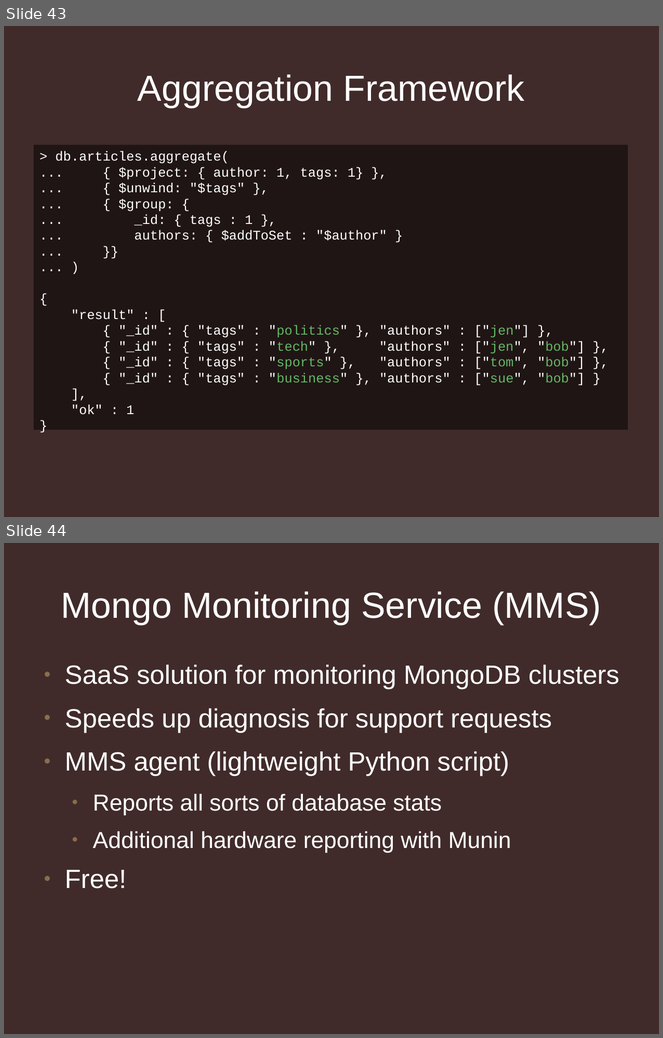
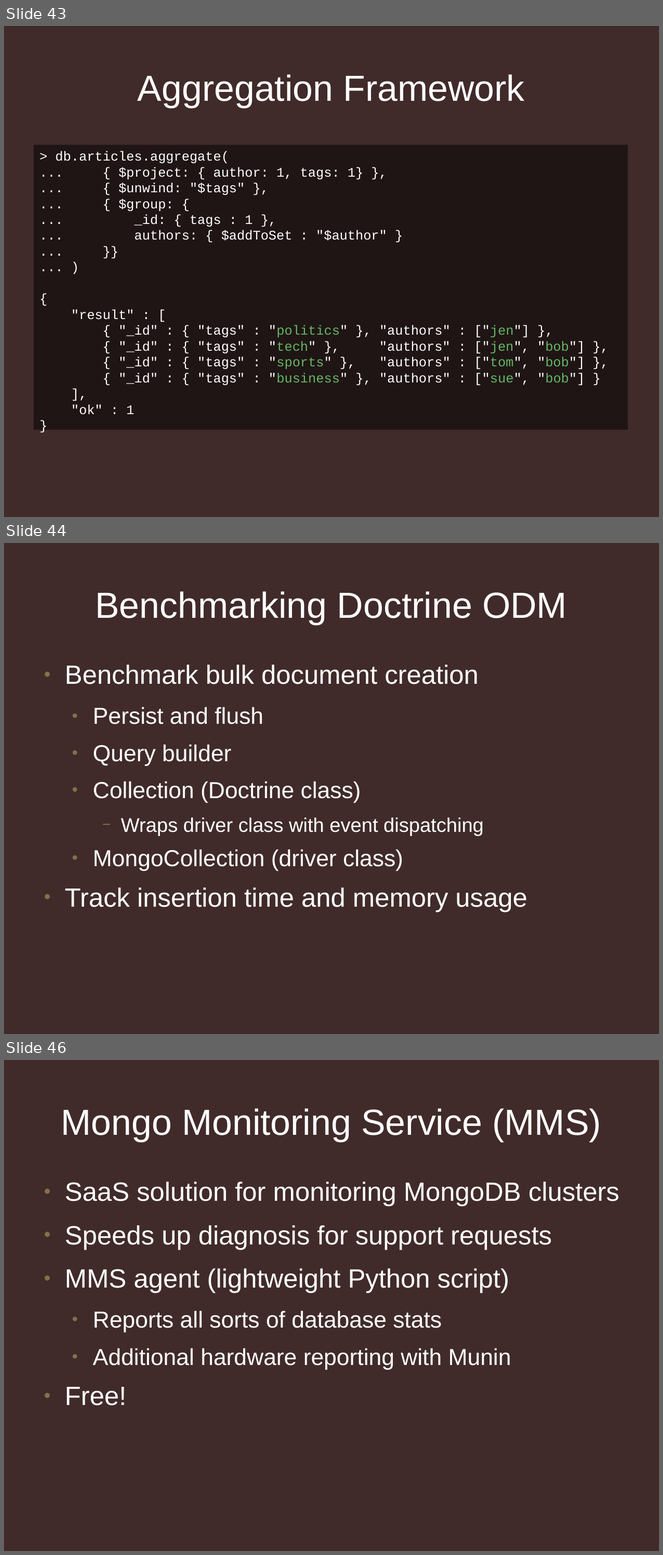
Before and after one commit to jmikola/slides, a slide deck: 20120607-symfony_live/using_mongodb_responsibly.odp. Shown one above the other, each under a label of ours: slides 43 and 44 before the commit, slides 43, 44 and 46 after it; the slides between them are not shown. The pictures are 663x1038 and 663x1555 pixels, drawn with LibreOffice and Linux fonts; fonts in the diff are those of the drawing; background and template pictures are left out. Boxes give left, top, right and bottom in pixels: in the first picture for what was removed or moved away, otherwise in the second. Text is boxed around its words. In the diff, an @@ line names an element or a change of style, - is before the commit and + after.

Commit message:
Using MongoDB Reponsibly slides for Symfony Live

```diff
--- a/20120607-symfony_live/using_mongodb_responsibly.odp
+++ b/20120607-symfony_live/using_mongodb_responsibly.odp
@@ slide 44 added at (4,543,659,1034), background #402B2A @@
@@ title added at (95,591,567,625), 44 pt, text #FFFFFF @@
+Benchmarking Doctrine ODM
@@ text added at (65,665,527,912), 28 pt, text #FFFFFF @@
+● Benchmark bulk document creation
+  ● Persist and flush
+  ● Query builder
+  ● Collection (Doctrine class)
+    − Wraps driver class with event dispatching
+  ● MongoCollection (driver class)
+● Track insertion time and memory usage
@@ what was slide 44 is now slide 46 @@
```
Also in this commit, not shown: 5 slides changed, 1 other slide added, 1 slide removed, 1 other file.
